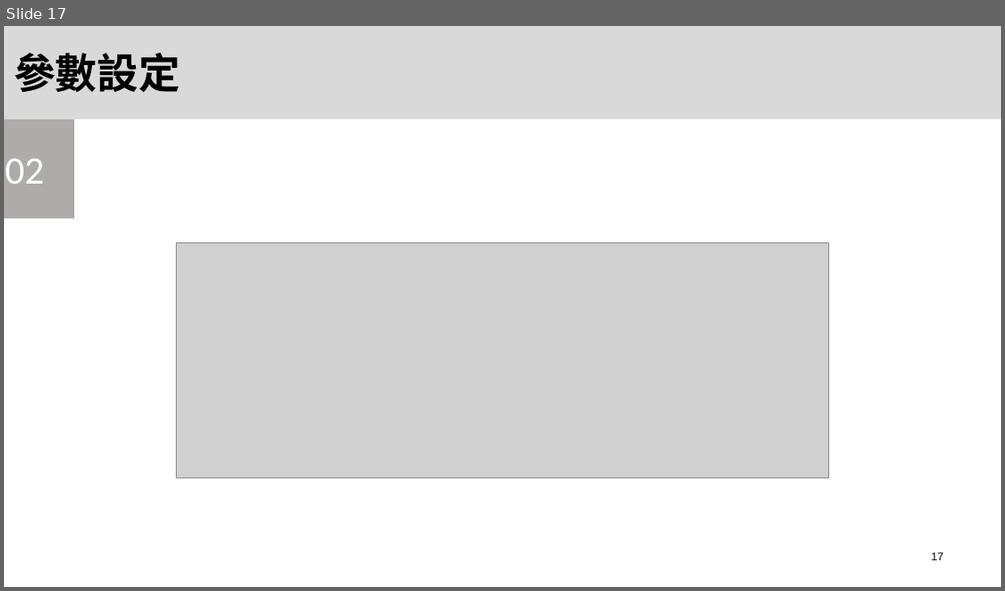
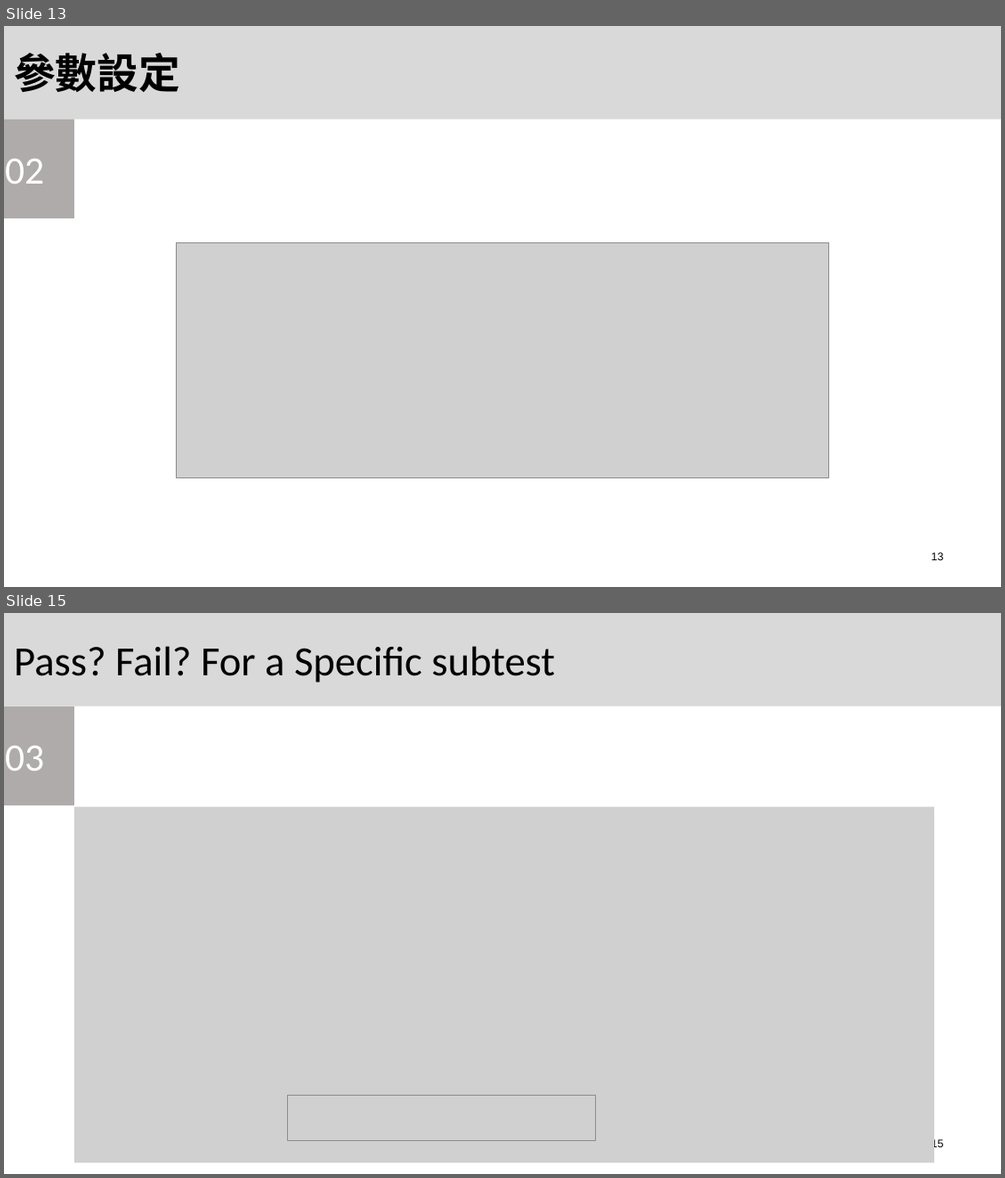
Before and after one commit to OYungShen/HardWare_Security_Final_project, a slide deck: Final.pptx. Shown one above the other, each under a label of ours: slide 17 before the commit, slides 13 and 15 after it; the slides between them are not shown. The pictures are 1005x591 and 1005x1178 pixels, drawn with LibreOffice and Linux fonts; fonts in the diff are those of the drawing; grey boxes stand for pictures. Boxes give left, top, right and bottom in pixels: in the first picture for what was removed or moved away, otherwise in the second. Text is boxed around its words. In the diff, an @@ line names an element or a change of style, - is before the commit and + after.

```diff
--- a/Final.pptx
+++ b/Final.pptx
@@ slide 15 added at bbox=[4, 613, 1001, 1174], background #FFFFFF @@
@@ rectangle added at bbox=[4, 613, 1001, 706], fill #D9D9D9, 40 pt, text #000000 @@
+Pass? Fail? For a Specific subtest
@@ rectangle added at bbox=[4, 706, 74, 806], fill #AFABAB, 37.3 pt, text #FFFFFF @@
+03
@@ picture added at bbox=[74, 807, 934, 1163] @@
@@ picture added at bbox=[310, 929, 591, 1025] @@
@@ picture added at bbox=[273, 1026, 628, 1059] @@
@@ picture added at bbox=[287, 1094, 596, 1140] @@
@@ page number added at bbox=[931, 1139, 944, 1147], 10.7 pt, text #000000 @@
+15
@@ what was slide 17 is now slide 13 @@
@@ page number at bbox=[931, 552, 944, 560]: text changed @@
-17
+13
```
Also in this commit, not shown: 9 slides changed, 26 other slides added, 3 slides removed, 5 other files.
